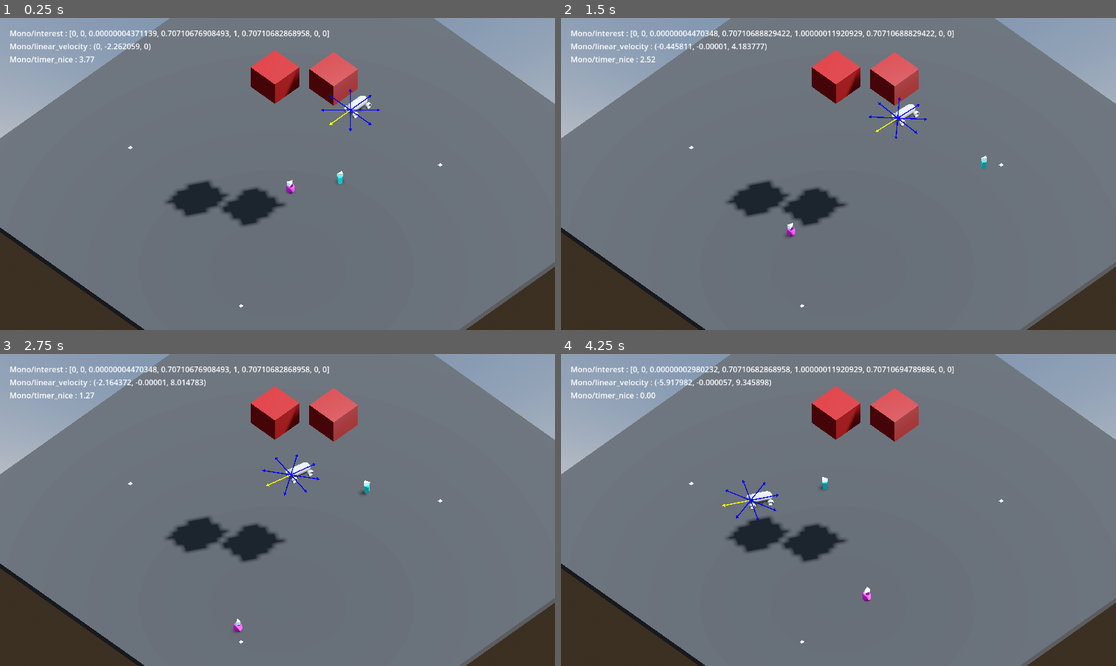
Above: before the commit, frames 1-4 (two rows, left to right).
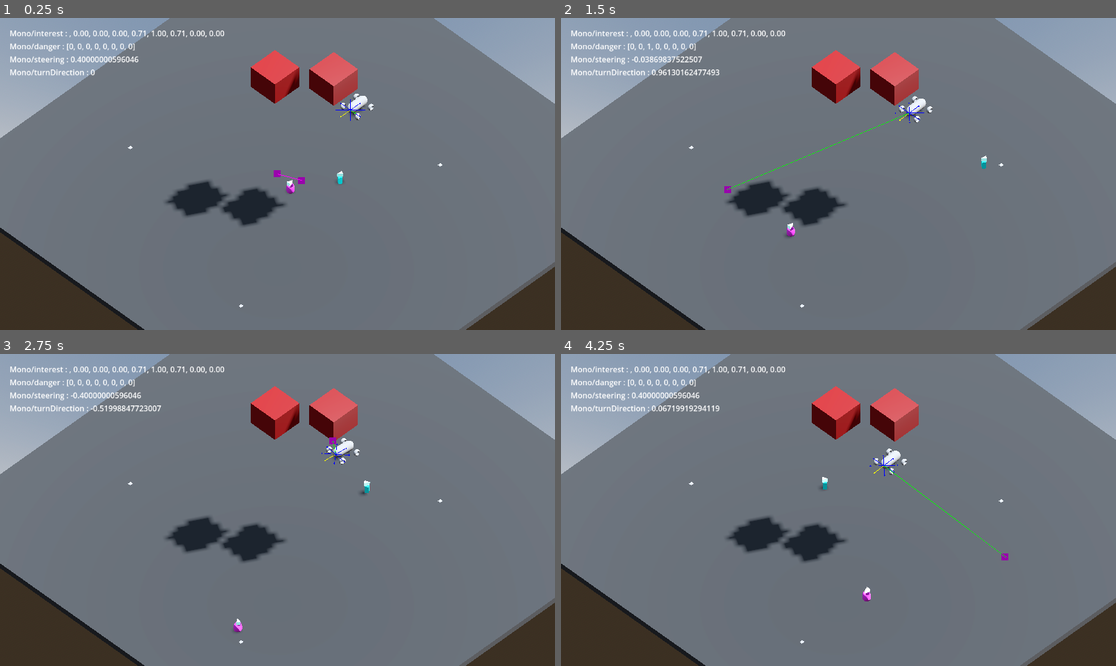
Above: after the commit, the same moments.

Repository: gparlakov/context_based_steering_test
Game: Godot game, scene res://navmesh_chhunks_demo_3d.tscn
Same seed, same stepped clock (60 frames per second), same inputs: the game is played once before the commit and once after it.
Inputs (mouse positions are in pixels of both pictures, inside the frame that each line leads up to):
- Up to frame 1 (0.25 s): no input
- Up to frame 2 (1.5 s): move the mouse to (960, 158) at 0.52 s; click (960, 158) at 0.67 s; move the mouse to (727, 189) at 1.27 s; click (727, 189) at 1.42 s
- Up to frame 3 (2.75 s): move the mouse to (333, 441) at 2.02 s; click (333, 441) at 2.17 s
- Up to frame 4 (4.25 s): move the mouse to (810, 572) at 2.77 s; click (810, 572) at 2.92 s; move the mouse to (1005, 556) at 3.52 s; click (1005, 556) at 3.67 s

The runs differ from the first frame. In frame 1, 1.3% of the frame differs, in the area x 1-69%, y 4-54%; in frame 2, 1.9%; in frame 3, 1.8%; in frame 4, 2.0%, in the area x 1-81%, y 4-67%.

Commit message:
steering v.0.1

Diff:
--- a/mono.gd
+++ b/mono.gd
@@ -5,18 +5,22 @@
 @export var look_ahead := 100
 @export var num_rays := 8
 
+@onready var navAgent = $NavigationAgent3D as NavigationAgent3D
+
 # context array
 var ray_directions :Array[Vector3]= []
 var interest = []
 var danger = []
 
-var chosen_dir = Vector2.ZERO
+var chosen_dir = Vector3.ZERO
 var velocity = Vector2.ZERO
 var acceleration = Vector2.ZERO
 
 const DebugOverlay = preload("res://debug_overlay.gd")
 var debug: DebugOverlay
 var timer
+var turnDirection
+
 
 # Called when the node enters the scene tree for the first time.
 func _ready() -> void:
@@ -28,8 +32,7 @@
 		var angle = i * 2 * PI / num_rays
 		ray_directions[i] = (transform.basis.z).rotated(Vector3.UP, angle)
 		# debug
-		debug.draw.add_vector(self, func():return ray_directions[i], 4, 2, Color(1,1,0) if i == 0 else Color(0,0,1))
-
+		debug.draw.add_vector(self, func():return ray_directions[i], 2, 1, Color(1,1,0) if i == 0 else Color(0,0,1))
 
 	# timer for engine force
 	timer = Timer.new()
@@ -38,10 +41,13 @@
 	timer.start(4)
 
 	# debug
-	debug.draw.add_property(self, "interest")
-	debug.draw.add_property(self, "linear_velocity")
-	debug.draw.add_property(self, "timer_nice", func(): return "%.2f" % timer.time_left)
-
+	debug.draw.add_vector(self, func(): return chosen_dir)
+	debug.draw.add_property(self, "interest", func(): return interest.reduce(func(acc, i): return acc + ", %.2f" % i, ""))
+	# debug.draw.add_property(self, "linear_velocity")
+	# debug.draw.add_property(self, "timer_nice", func(): return "%.2f" % timer.time_left)
+	debug.draw.add_property(self, "danger")
+	debug.draw.add_property(self, "steering")
+	debug.draw.add_property(self, "turnDirection")
 
 # # Called every frame. 'delta' is the elapsed time since the previous frame.
 # func _process(delta: float) -> void:
@@ -54,15 +60,19 @@
 		ray_directions[i] = (transform.basis.z).rotated(Vector3.UP, angle)
 	engine_force = 20
 
-	if(timer.is_stopped()):
-		engine_force = 0;
 	steer_force = 2
-	steering = -0.05
+	steering = 0
 
 	set_interest()
+	set_danger()
 
 	# set_danger()
-	# choose_direction()
+	choose_direction()
+	turnDirection = (transform.basis.z.normalized()).dot(chosen_dir.normalized())
+	print("==== chosen dir is %s" % ("to the back" if(turnDirection < 0) else "in front"))
+	var steerRight = -1 if (transform.basis.z - chosen_dir).x > 0 else 1
+	print("right when positive x %.2f" % steerRight)
+	steering = clampf((1 - abs(turnDirection))*steerRight, -0.4, 0.4)
 	# var desired_velocity = chosen_dir.rotated(rotation) * max_speed
 	# velocity = velocity.linear_interpolate(desired_velocity, steer_force)
 	# rotation = velocity.angle()
@@ -71,9 +81,10 @@
 
 
 func set_interest():
-	# Set interest in each slot based on world direction
-	if owner and owner.has_method("get_path_direction"):
-		var path_direction = owner.get_path_direction(position)
+	## when the navigation is finished and owner
+	if(navAgent.is_navigation_finished() && owner and owner.has_method("get_next_position") && false):
+
+		var path_direction = owner.get_next_position(self)
 		for i in num_rays:
 			var d = ray_directions[i].dot(path_direction)
 			interest[i] = max(0, d)
@@ -86,26 +97,26 @@
 	for i in num_rays:
 		var d = ray_directions[i].dot(-transform.basis.z)
 		interest[i] = max(0, d)
-		# var r = interest[i]
-		# debug.draw.add_vector(self, func():return r, 6, 2)
-	# print(interest)
 
-# func set_danger():
-# 	# Cast rays to find danger directions
-# 	var space_state = get_world_2d().direct_space_state
-# 	for i in num_rays:
-# 		var result = space_state.intersect_ray(position,
-# 				position + ray_directions[i].rotated(rotation) * look_ahead,
-# 				[self])
-# 		danger[i] = 1.0 if result else 0.0
+func set_danger():
+	# Cast rays to find danger directions
+	var space_state = get_world_3d().direct_space_state
+	for i in num_rays:
+		var result = space_state.intersect_ray(PhysicsRayQueryParameters3D.create(
+			position,
+			position + ray_directions[i] * look_ahead,
+			1,
+			[self.get_rid()]
+		))
+		danger[i] = 1.0 if result else 0.0
 
-# func choose_direction():
+func choose_direction():
 # 	# Eliminate interest in slots with danger
 # 	for i in num_rays:
 # 		if danger[i] > 0.0:
 # 			interest[i] = 0.0
 # 	# Choose direction based on remaining interest
-# 	chosen_dir = Vector2.ZERO
+	chosen_dir = -(global_transform.origin - owner.path_start_position) if owner && owner.path_start_position else Vector3.RIGHT
 # 	for i in num_rays:
 # 		chosen_dir += ray_directions[i] * interest[i]
 # 	chosen_dir = chosen_dir.normalized()
--- a/navmesh_chhunks_demo_3d.gd
+++ b/navmesh_chhunks_demo_3d.gd
@@ -20,6 +20,8 @@
 @onready var mono: VehicleBody3D = $Mono
 @onready var monoNavAgent := $Mono/NavigationAgent3D as NavigationAgent3D
 @onready var monoCurrentCheckpoint: Area3D = $ParseRootNode/Checkpoint_1
+
+var currentCheckpointByNode: Dictionary = {}
 
 var path_start_position: Vector3
 
@@ -144,63 +146,38 @@
 	return bounds
 
 
-# func _process(_delta: float) -> void:
-	# var mouse_cursor_position: Vector2 = get_viewport().get_mouse_position()
-
-	# var map: RID = get_world_3d().navigation_map
-	# # Do not query when the map has never synchronized and is empty.
-	# if NavigationServer3D.map_get_iteration_id(map) == 0:
-	# 	return
-
-	# var camera: Camera3D = get_viewport().get_camera_3d()
-	# var camera_ray_length: float = 1000.0
-	# var camera_ray_start: Vector3 = camera.project_ray_origin(mouse_cursor_position)
-	# var camera_ray_end: Vector3 = camera_ray_start + camera.project_ray_normal(mouse_cursor_position) * camera_ray_length
-	# var closest_point_on_navmesh: Vector3 = NavigationServer3D.map_get_closest_point_to_segment(
-	# 	map,
-	# 	camera_ray_start,
-	# 	camera_ray_end
-	# )
-
-	# if Input.is_mouse_button_pressed(MOUSE_BUTTON_LEFT):
-	# 	path_start_position = closest_point_on_navmesh
-
-	# %DebugPaths.global_position = path_start_position
-
-	# %PathDebugCorridorFunnel.target_position = closest_point_on_navmesh
+func _process(_delta: float) -> void:
+	var mouse_cursor_position: Vector2 = get_viewport().get_mouse_position()
+
+	var map: RID = get_world_3d().navigation_map
+	# Do not query when the map has never synchronized and is empty.
+	if NavigationServer3D.map_get_iteration_id(map) == 0:
+		return
+
+	var camera: Camera3D = get_viewport().get_camera_3d()
+	var camera_ray_length: float = 1000.0
+	var camera_ray_start: Vector3 = camera.project_ray_origin(mouse_cursor_position)
+	var camera_ray_end: Vector3 = camera_ray_start + camera.project_ray_normal(mouse_cursor_position) * camera_ray_length
+	var closest_point_on_navmesh: Vector3 = NavigationServer3D.map_get_closest_point_to_segment(
+		map,
+		camera_ray_start,
+		camera_ray_end
+	)
+
+	if Input.is_mouse_button_pressed(MOUSE_BUTTON_LEFT):
+		path_start_position = closest_point_on_navmesh
+
+	%DebugPaths.global_position = path_start_position
+
+	%PathDebugCorridorFunnel.target_position = closest_point_on_navmesh
 	# %PathDebugEdgeCentered.target_position = closest_point_on_navmesh
 
-	# %PathDebugCorridorFunnel.get_next_path_position()
+	%PathDebugCorridorFunnel.get_next_path_position()
 	# %PathDebugEdgeCentered.get_next_path_position()
 
 func _physics_process(delta: float) -> void:
 	_player_process(delta, player, playerNavAgent)
 	_player_process(delta, player2, playerNavAgent2)
-
-	# if monoNavAgent.is_navigation_finished():
-	# 	var currentIndex = checkpoints.find(monoCurrentCheckpoint)
-	# 	var next = wrap(currentIndex + 1, 0, 3)
-	# 	monoCurrentCheckpoint = checkpoints[next]
-	# 	monoNavAgent.set_target_position(monoCurrentCheckpoint.global_position)
-	# 	return
-
-
-	#var next_position := monoNavAgent.get_next_path_position()
-	# get the steering based on whether the next waypoint is to the left or right (the dot product ?)
-	# then apply engine force forward or back
-	# if we are going to hit an obsticle we need to
-	# either slow down and avoid
-	# or back away if stopped (or almost stopped)
-
-	#mono.steering = move_toward(mono.steering, next_position, 3.0 * delta)
-	# var offset := next_position - mono.global_position
-	# mono.global_position = mono.global_position.move_toward(next_position, delta * character_speed)
-
-	# # Make the robot look at the direction we're traveling.
-	# # Clamp Y to 0 so the robot only looks left and right, not up/down.
-	# offset.y = 0
-	# if not offset.is_zero_approx():
-	# 	mono.look_at(mono.global_position + offset, Vector3.UP)
 
 
 func _player_process(delta: float, p: Node3D, navAgent: NavigationAgent3D) -> void:
@@ -220,3 +197,11 @@
 	offset.y = 0
 	if not offset.is_zero_approx():
 		p.look_at(p.global_position + offset, Vector3.UP)
+
+func get_next_position(node: Variant) -> Vector3:
+	if(!currentCheckpointByNode.has(node)):
+		currentCheckpoint.set(node, 0)
+	var current = currentCheckpointByNode.get(node) as int
+	var next = wrap(current + 1, 0, 3)
+	currentCheckpoint.set(node, next)
+	return checkpoints[next]
--- a/navmesh_chhunks_demo_3d.tscn
+++ b/navmesh_chhunks_demo_3d.tscn
@@ -310,7 +310,7 @@
 script = ExtResource("2_4bs5m")
 
 [node name="VehicleWheel3D" type="VehicleWheel3D" parent="Mono"]
-transform = Transform3D(1, 0, 0, 0, 2.02589, 0, 0, 0, 2.02589, -0.769812, -0.180071, 0)
+transform = Transform3D(1, 0, 0, 0, 2.02589, 0, 0, 0, 2.02589, -1.5, -0.112938, 0)
 use_as_steering = true
 
 [node name="MeshInstance3D" type="MeshInstance3D" parent="Mono/VehicleWheel3D"]
@@ -318,7 +318,7 @@
 mesh = SubResource("TorusMesh_y37mu")
 
 [node name="VehicleWheel3D2" type="VehicleWheel3D" parent="Mono"]
-transform = Transform3D(1, 0, 0, 0, 2.02589, 0, 0, 0, 2.02589, 0.963138, -0.180071, 0)
+transform = Transform3D(1, 0, 0, 0, 2.02589, 0, 0, 0, 2.02589, 1.5, -0.112938, 0)
 use_as_steering = true
 
 [node name="MeshInstance3D" type="MeshInstance3D" parent="Mono/VehicleWheel3D2"]
@@ -326,7 +326,7 @@
 mesh = SubResource("TorusMesh_y37mu")
 
 [node name="VehicleWheel3D3" type="VehicleWheel3D" parent="Mono"]
-transform = Transform3D(1, 0, 0, 0, 2.02589, 0, 0, 0, 2.02589, -0.769812, -0.180071, -2.71354)
+transform = Transform3D(1, 0, 0, 0, 2.02589, 0, 0, 0, 2.02589, -1.5, -0.112938, -2.71354)
 use_as_traction = true
 
 [node name="MeshInstance3D" type="MeshInstance3D" parent="Mono/VehicleWheel3D3"]
@@ -334,7 +334,7 @@
 mesh = SubResource("TorusMesh_y37mu")
 
 [node name="VehicleWheel3D4" type="VehicleWheel3D" parent="Mono"]
-transform = Transform3D(1, 0, 0, 0, 2.02589, 0, 0, 0, 2.02589, 0.963138, -0.180071, -2.71354)
+transform = Transform3D(1, 0, 0, 0, 2.02589, 0, 0, 0, 2.02589, 1.5, -0.112938, -2.71354)
 use_as_traction = true
 
 [node name="MeshInstance3D" type="MeshInstance3D" parent="Mono/VehicleWheel3D4"]
